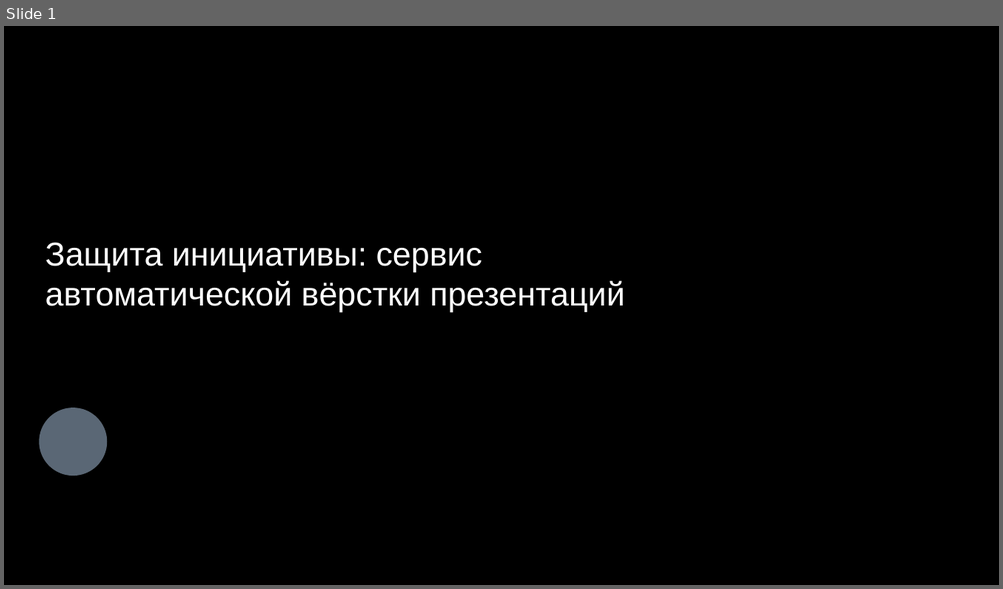
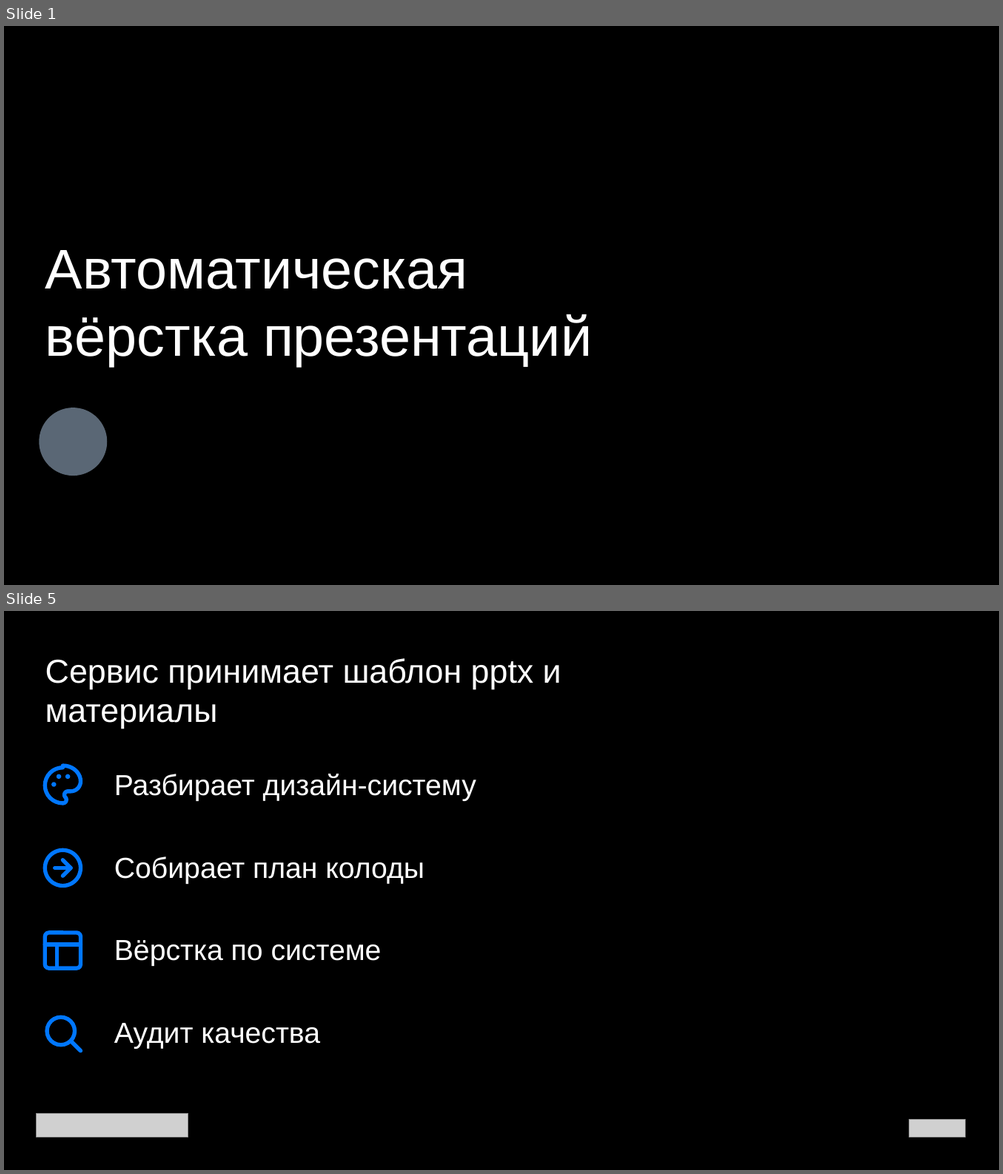
Before and after one commit to DiFoxenGit/-VKTechHackathon, a slide deck: samples/VK_WorkSpace_Клиентская_конференция_Шабл__classic.pptx. Shown one above the other, each under a label of ours: slide 1 before the commit, slides 1 and 5 after it; the slides between them are not shown. The pictures are 1003x589 and 1003x1174 pixels, drawn with LibreOffice and Linux fonts; fonts in the diff are those of the drawing; grey boxes stand for pictures; background and template pictures are left out. Boxes give left, top, right and bottom in pixels: in the first picture for what was removed or moved away, otherwise in the second. Text is boxed around its words. In the diff, an @@ line names an element or a change of style, - is before the commit and + after.

```diff
--- a/samples/VK_WorkSpace_Клиентская_конференция_Шабл__classic.pptx
+++ b/samples/VK_WorkSpace_Клиентская_конференция_Шабл__classic.pptx
@@ slide 5 added at box(4, 611, 999, 1170), background #000000 @@
@@ rectangle added at box(891, 611, 976, 632), fill #000000 @@
@@ text added at box(45, 658, 561, 729), 32 pt, text #FFFFFF @@
+Сервис принимает шаблон pptx и материалы
@@ rectangle added at box(882, 661, 930, 689), fill #000000 @@
@@ group added at box(45, 766, 81, 803): 3 ellipses, 1 freeform shape @@
@@ text added at box(114, 774, 476, 801), 28 pt, text #FFFFFF @@
+Разбирает дизайн-систему
@@ ellipse added at box(45, 851, 81, 886), outline #0077FF 3.82 pt @@
@@ freeform shape added at box(55, 869, 71, 869), outline #0077FF 3.82 pt @@
@@ freeform shape added at box(63, 860, 71, 876), outline #0077FF 3.82 pt @@
@@ text added at box(114, 857, 424, 884), 28 pt, text #FFFFFF @@
+Собирает план колоды
@@ rounded rectangle added at box(45, 934, 81, 969), outline #0077FF 3.82 pt @@
@@ text added at box(114, 940, 381, 966), 28 pt, text #FFFFFF @@
+Вёрстка по системе
@@ freeform shape added at box(45, 945, 81, 945), outline #0077FF 3.82 pt @@
@@ freeform shape added at box(57, 945, 57, 968), outline #0077FF 3.82 pt @@
@@ ellipse added at box(47, 1017, 75, 1045), outline #0077FF 3.82 pt @@
@@ text added at box(114, 1023, 320, 1049), 28 pt, text #FFFFFF @@
+Аудит качества
@@ freeform shape added at box(71, 1042, 81, 1051), outline #0077FF 3.82 pt @@
@@ picture added at box(37, 1114, 188, 1138) @@
@@ picture added at box(909, 1120, 966, 1138) @@
@@ slide 1 changed as well @@
@@ text at box(45, 250, 592, 366): text changed; size 32 to 54 pt @@
-Защита инициативы: сервис автоматической вёрстки презентаций
+Автоматическая вёрстка презентаций
```
Also in this commit, not shown: 1 other slide changed, 9 other slides added, 10 slides removed, 21 other files.
